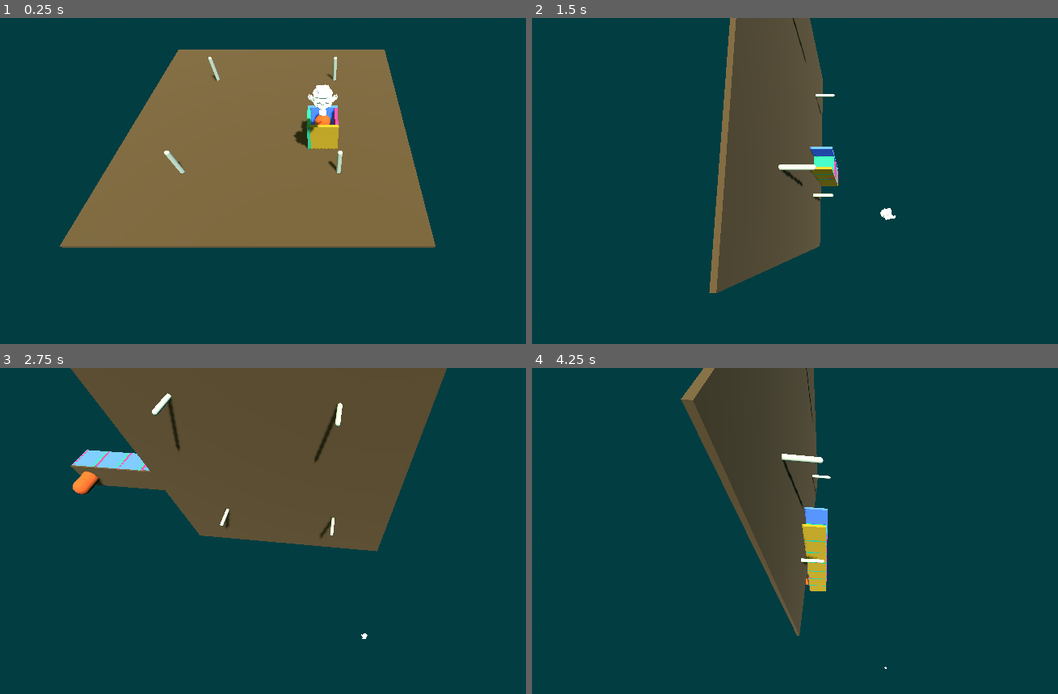
Above: before the commit, frames 1-4 (two rows, left to right).
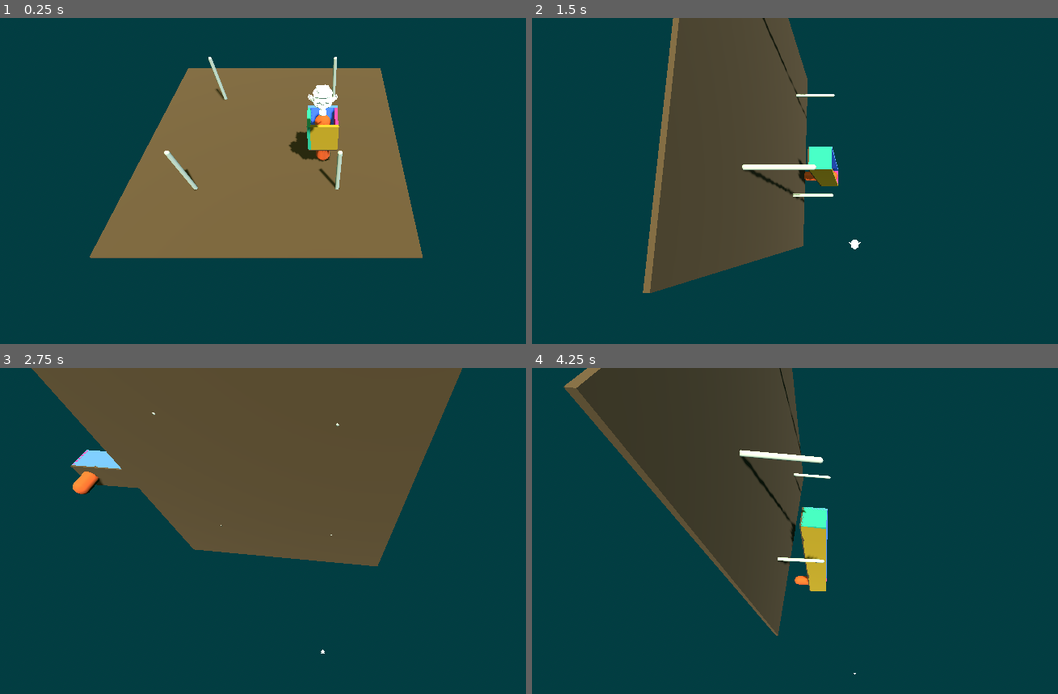
Above: after the commit, the same moments.

Repository: unblinky/gravity-guru
Game: Godot game, scene res://Main/Main.tscn
The game is run twice, just before and just after one commit, with the same random seed, the same clock (stepped at 60 frames per second) and the same inputs.
Inputs:
- Up to frame 1 (0.25 s): no input
- Up to frame 2 (1.5 s): hold D (tilt_right) 0.53-1.28 s; hold S (tilt_back) from 1.28 s (still down)
- Up to frame 3 (2.75 s): release S (tilt_back) at 2.03 s; hold D (tilt_right) from 2.03 s (still down)
- Up to frame 4 (4.25 s): release D (tilt_right) at 2.78 s; hold W (tilt_forward) 2.78-3.53 s; hold A (tilt_left) from 3.53 s (still down)

The runs differ from the first frame. In frame 1, 9.5% of the frame differs, in the area x 11-83%, y 9-74%; in frame 2, 14%; in frame 3, 6.0%; in frame 4, 15%, in the area x 5-68%, y 0-95%.

Commit message:
Progress on maze.

Diff:
--- a/Code/Maze/Maze.gd
+++ b/Code/Maze/Maze.gd
@@ -25,7 +25,16 @@
 
 # TODO: Refactor to Room?
 func oposite_direction(headed: Wall.Direction) -> Wall.Direction:
-	return Wall.Direction.WEST
+	match headed:
+		Wall.Direction.NORTH:
+			return Wall.Direction.SOUTH
+		Wall.Direction.EAST:
+			return Wall.Direction.WEST
+		Wall.Direction.SOUTH:
+			return Wall.Direction.NORTH
+		Wall.Direction.WEST:
+			return Wall.Direction.EAST
+	return Wall.Direction.NONE
 
 
 func generate(columns: int, rows: int):
@@ -38,10 +47,10 @@
 	#var rando_z = 1 # randi_range(0, rows - 1)
 	## Stores the 2D grid position.
 	var current_plot: Vector2i = Vector2i(2, 1)
-	var room: Room
+	var current_room: Room
 
 	# First Random Room
-	room = spawn_room(current_plot)
+	current_room = spawn_room(current_plot)
 
 	var total_rooms: int = 6
 	#var total_rooms: int = columns * rows
@@ -53,24 +62,19 @@
 		# TODO: Pick a direction.
 		# Testing East
 		var headed: Wall.Direction = Wall.Direction.EAST
-		room.remove_wall(headed)
+		current_room.remove_wall(headed)
 
 		# Next Room
 		current_plot += find_valid_plot()
-		spawn_room(current_plot)
-		room.remove_wall(oposite_direction(headed))
+		current_room = spawn_room(current_plot)
 
-		#match next_direction:
-			#Vector2i.LEFT:
-				#room.remove_wall(Room.Direction.RIGHT)
-			#Vector2i.RIGHT:
-				#room.remove_wall(Room.Direction.LEFT)
-			#Vector2i.UP:
-				#room.remove_wall(Room.Direction.FORWARD)
-			#Vector2i.DOWN:
-				#room.remove_wall(Room.Direction.BACK)
+		# Error checked example.
+		var oposite_direction = oposite_direction(headed)
+		if oposite_direction == Wall.Direction.NONE:
+			print("Error! Wall.Direction.NONE")
+			return
 
-
+		current_room.remove_wall(oposite_direction)
 
 
 func spawn_room(plot: Vector2i) -> Room:
@@ -88,4 +92,6 @@
 # Validate a new plot.
 # TODO:
 func find_valid_plot() -> Vector2i:
+	# Return a plot based on
+
 	return Vector2i.RIGHT
--- a/Code/Maze/Maze.tscn
+++ b/Code/Maze/Maze.tscn
@@ -45,6 +45,7 @@
 mesh = SubResource("CapsuleMesh_15p2h")
 
 [node name="Floor" type="StaticBody3D" parent="." unique_id=577226989]
+transform = Transform3D(1, 0, 0, 0, 1, 0, 0, 0, 1, 0, -0.93655515, 0)
 
 [node name="CollisionShape3D" type="CollisionShape3D" parent="Floor" unique_id=1979417370]
 shape = SubResource("BoxShape3D_r14sl")
--- a/Code/Room/Room.gd
+++ b/Code/Room/Room.gd
@@ -24,21 +24,21 @@
 	walls.append(west_wall)
 
 
-#func next_direction() -> Direction:
-	# FIXME: Uncomment...
-	#var wall: Wall = walls.pick_random()
-	#walls.erase(wall)
+func next_direction() -> Wall.Direction:
+	 #FIXME: Uncomment...
+	var wall: Wall = walls.pick_random()
+	walls.erase(wall)
 
-	#if wall.position.x < 0:
-		#return Vector2i.LEFT
-	#if wall.position.x > 0:
-		#return Vector2i.RIGHT
-	#if wall.position.z < 0:
-		#return Vector2i.UP
-	#if wall.position.z > 0:
-		#return Vector2i.DOWN
+	if wall.position.x < 0:
+		return Wall.Direction.WEST
+	if wall.position.x > 0:
+		return Wall.Direction.EAST
+	if wall.position.z < 0:
+		return Wall.Direction.NORTH
+	if wall.position.z > 0:
+		return Wall.Direction.SOUTH
 
-	#return Direction.EAST
+	return Wall.Direction.NONE
 
 #
 #
--- a/Code/Wall/Wall.gd
+++ b/Code/Wall/Wall.gd
@@ -5,7 +5,8 @@
 	NORTH,
 	EAST,
 	SOUTH,
-	WEST
+	WEST,
+	NONE
 }
 
 @onready var collider: CollisionShape3D = $Collider
--- a/Code/project.godot
+++ b/Code/project.godot
@@ -19,6 +19,10 @@
 
 naming/scene_name_casing=1
 naming/script_name_casing=1
+
+[editor_plugins]
+
+enabled=PackedStringArray("res://addons/Todo_Manager/plugin.cfg")
 
 [input]
 
